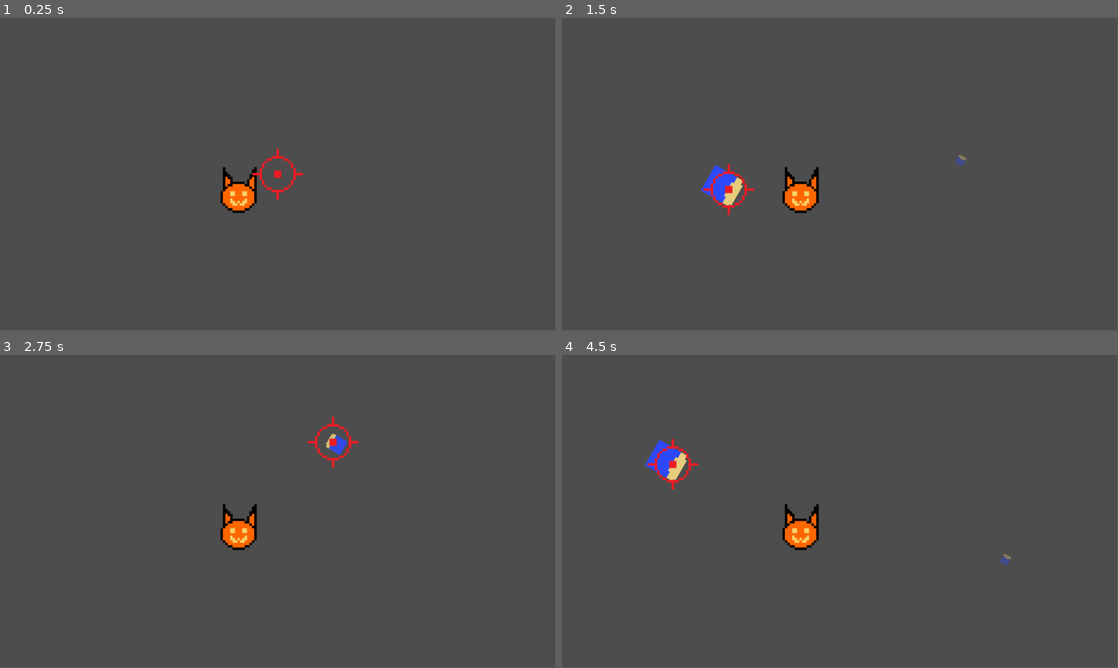
Above: before the commit, frames 1-4 (two rows, left to right).
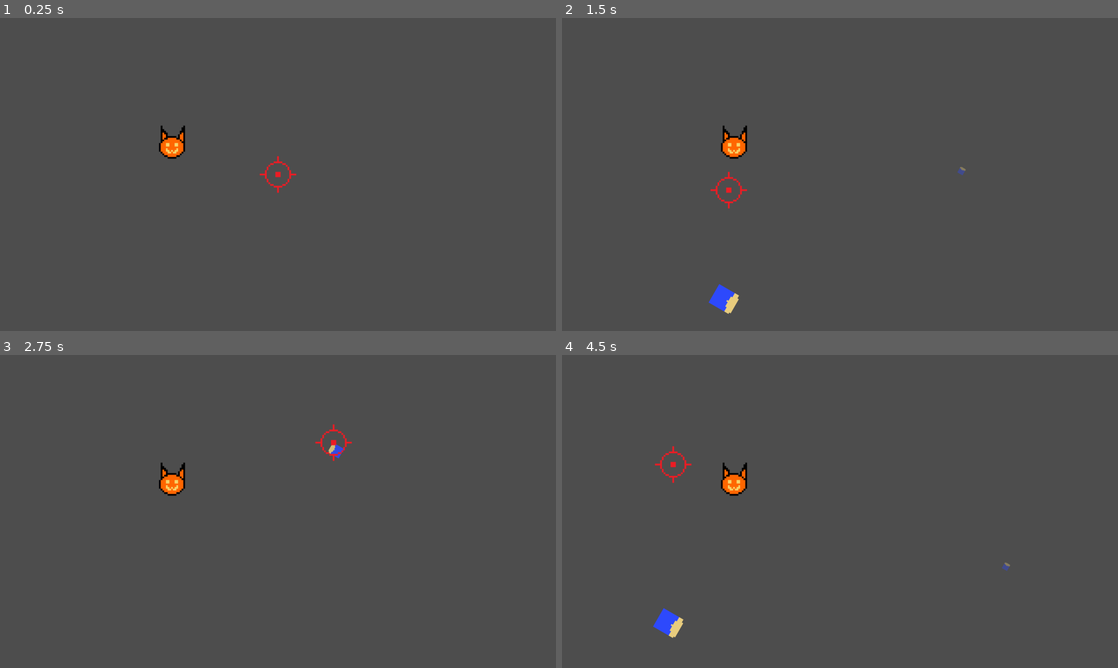
Above: after the commit, the same moments.

Repository: asterbot/uwgdc-game-jam-2025
Game: Godot game, scene res://scenes/main.tscn
Two runs of this game, one before a commit and one after it. Both use one fixed random seed, a clock stepped at 60 frames per second and the inputs below.
Inputs (mouse positions are in pixels of both pictures, inside the frame that each line leads up to):
- Up to frame 1 (0.25 s): no input
- Up to frame 2 (1.5 s): tap Enter at 0.5 s; move the mouse to (962, 158) at 0.52 s; click (962, 158) at 0.67 s; move the mouse to (728, 190) at 1.27 s; click (728, 190) at 1.42 s
- Up to frame 3 (2.75 s): move the mouse to (333, 442) at 2.02 s; click (333, 442) at 2.17 s
- Up to frame 4 (4.5 s): move the mouse to (812, 574) at 2.77 s; click (812, 574) at 2.92 s; move the mouse to (1006, 558) at 3.52 s; click (1006, 558) at 3.67 s; move the mouse to (673, 464) at 4.27 s; click (673, 464) at 4.42 s
In our replay, the window is 799x449 before the commit and 800x450 after it. These sizes can differ from the game's own. Grey fills any space a smaller window leaves; there, only what the larger window draws over its background counts as a difference.

The runs differ from the first frame. In frame 1, 1.4% of the frame differs, in the area x 28-55%, y 34-63%; in frame 2, 2.1%, in the area x 25-73%, y 34-95%; in frame 3, 1.5%; in frame 4, 2.1%.

Commit message:
Projectile physics

Diff:
--- /dev/null
+++ b/globals/globals.gd
@@ -0,0 +1,4 @@
+extends Node
+
+var SCREEN_WIDTH = 1600
+var SCREEN_HEIGHT = 900
--- a/project.godot
+++ b/project.godot
@@ -15,6 +15,15 @@
 config/features=PackedStringArray("4.3", "Forward Plus")
 config/icon="res://icon.svg"
 
+[autoload]
+
+Globals="*res://globals/globals.gd"
+
+[display]
+
+window/size/viewport_width=1600
+window/size/viewport_height=900
+
 [layer_names]
 
 2d_physics/layer_1="Projectile"
--- a/scenes/cat_enemies/projectile.gd
+++ /dev/null
@@ -1,8 +0,0 @@
-extends CharacterBody2D
-
-
-func _ready() -> void:
-	pass
-
-func _process(_delta: float) -> void:
-	pass
--- a/scenes/main.gd
+++ b/scenes/main.gd
@@ -1,6 +1,6 @@
 extends Node2D
 
-@onready var projectile_scene = preload("res://scenes/cat_enemies/projectile.tscn")
+@onready var projectile_scene = preload("res://scenes/projectile/projectile.tscn")
 
 var can_shoot: bool = true
 
@@ -21,7 +21,7 @@
 		#print("Mouse Click/Unclick at: ", event.position)
 		if can_shoot:
 			var new_projectile = projectile_scene.instantiate()
-			new_projectile.position = event.position
+			new_projectile.mouse_position = event.position
 			$Projectiles.add_child(new_projectile)
 			can_shoot=false
 			$CoolDownTimer.start()
--- /dev/null
+++ b/scenes/projectile/projectile.gd
@@ -0,0 +1,31 @@
+extends CharacterBody2D
+
+var mouse_position: Vector2 # to be written in main
+var displacement: float
+@onready var T = $PhysicsTimer.wait_time	# time to reach target
+
+var v : float = 0	# final velocity at target
+var a : float			# acceleration to reach target
+var u : float			# initial velocity to reach target
+## NOTE: u,a calculated from v, T and displacement in _ready()
+
+# s = ut + (1/2)at^2
+# v = u + at
+# v^2 = u^2 + 2as
+# s = (v+u)*t/2
+
+func _ready() -> void:
+	position = Vector2(mouse_position.x, Globals.SCREEN_HEIGHT)
+	displacement = -1 * abs(position.y - mouse_position.y)
+	u = 2*displacement/(T) - v
+	a = (v-u)/T
+	velocity.y = u
+	$PhysicsTimer.start()
+
+func _process(delta: float) -> void:
+	velocity.y += a*delta
+	move_and_slide()
+
+
+func _on_physics_timer_timeout() -> void:
+	a/=4 # decrease "perceived" acceleration
--- a/scenes/cat_enemies/projectile.tscn
+++ b/scenes/projectile/projectile.tscn
@@ -1,7 +1,46 @@
 [gd_scene load_steps=8 format=3 uid="uid://d4l6e2xeutopg"]
 
 [ext_resource type="Texture2D" uid="uid://c8f2uwydyh7ni" path="res://assets/projectile.png" id="1_gs5qr"]
-[ext_resource type="Script" path="res://scenes/cat_enemies/projectile.gd" id="1_we240"]
+[ext_resource type="Script" path="res://scenes/projectile/projectile.gd" id="1_we240"]
+
+[sub_resource type="Animation" id="Animation_oim5b"]
+length = 0.001
+tracks/0/type = "value"
+tracks/0/imported = false
+tracks/0/enabled = true
+tracks/0/path = NodePath(".:scale")
+tracks/0/interp = 1
+tracks/0/loop_wrap = true
+tracks/0/keys = {
+"times": PackedFloat32Array(0),
+"transitions": PackedFloat32Array(1),
+"update": 0,
+"values": [Vector2(1, 1)]
+}
+tracks/1/type = "value"
+tracks/1/imported = false
+tracks/1/enabled = true
+tracks/1/path = NodePath(".:modulate")
+tracks/1/interp = 1
+tracks/1/loop_wrap = true
+tracks/1/keys = {
+"times": PackedFloat32Array(0),
+"transitions": PackedFloat32Array(1),
+"update": 0,
+"values": [Color(1, 1, 1, 1)]
+}
+tracks/2/type = "value"
+tracks/2/imported = false
+tracks/2/enabled = true
+tracks/2/path = NodePath(".:rotation")
+tracks/2/interp = 1
+tracks/2/loop_wrap = true
+tracks/2/keys = {
+"times": PackedFloat32Array(0),
+"transitions": PackedFloat32Array(1),
+"update": 0,
+"values": [0.0]
+}
 
 [sub_resource type="Animation" id="Animation_o3hqc"]
 resource_name = "shrink"
@@ -57,45 +96,6 @@
 "values": [0.0, 31.4159]
 }
 
-[sub_resource type="Animation" id="Animation_oim5b"]
-length = 0.001
-tracks/0/type = "value"
-tracks/0/imported = false
-tracks/0/enabled = true
-tracks/0/path = NodePath(".:scale")
-tracks/0/interp = 1
-tracks/0/loop_wrap = true
-tracks/0/keys = {
-"times": PackedFloat32Array(0),
-"transitions": PackedFloat32Array(1),
-"update": 0,
-"values": [Vector2(1, 1)]
-}
-tracks/1/type = "value"
-tracks/1/imported = false
-tracks/1/enabled = true
-tracks/1/path = NodePath(".:modulate")
-tracks/1/interp = 1
-tracks/1/loop_wrap = true
-tracks/1/keys = {
-"times": PackedFloat32Array(0),
-"transitions": PackedFloat32Array(1),
-"update": 0,
-"values": [Color(1, 1, 1, 1)]
-}
-tracks/2/type = "value"
-tracks/2/imported = false
-tracks/2/enabled = true
-tracks/2/path = NodePath(".:rotation")
-tracks/2/interp = 1
-tracks/2/loop_wrap = true
-tracks/2/keys = {
-"times": PackedFloat32Array(0),
-"transitions": PackedFloat32Array(1),
-"update": 0,
-"values": [0.0]
-}
-
 [sub_resource type="AnimationLibrary" id="AnimationLibrary_5vrpj"]
 _data = {
 "RESET": SubResource("Animation_oim5b"),
@@ -132,3 +132,9 @@
 [node name="CollisionShape2D" type="CollisionShape2D" parent="Area2D"]
 position = Vector2(-0.5, 15)
 shape = SubResource("RectangleShape2D_6rykx")
+
+[node name="PhysicsTimer" type="Timer" parent="."]
+wait_time = 0.6
+one_shot = true
+
+[connection signal="timeout" from="PhysicsTimer" to="." method="_on_physics_timer_timeout"]
